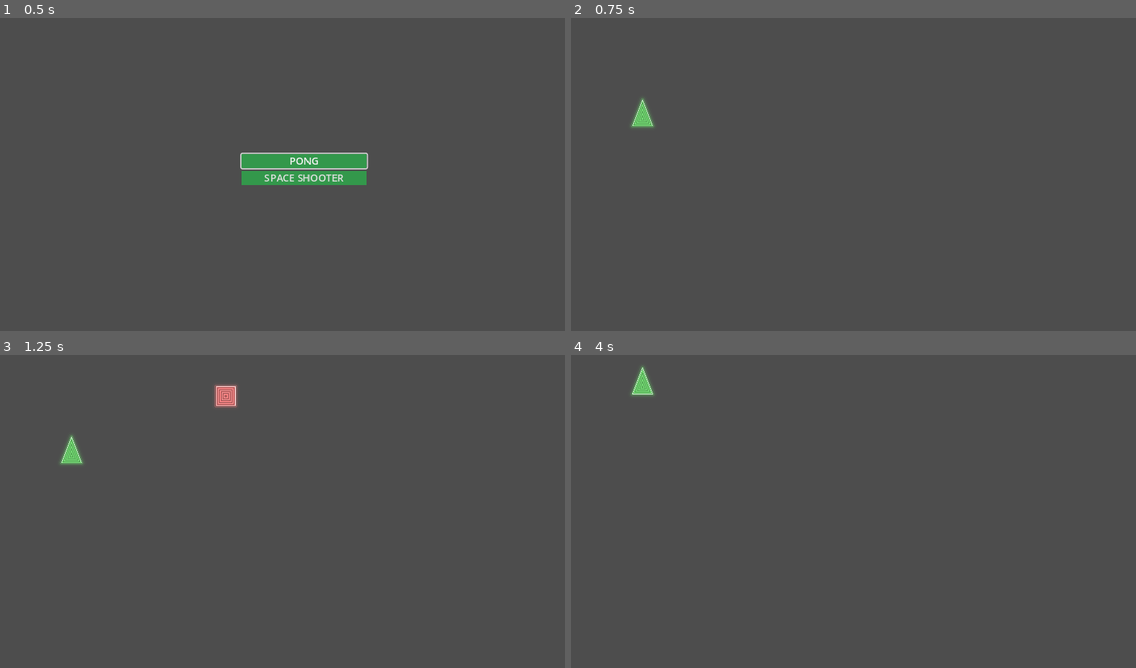
Above: before the commit, frames 1-4 (two rows, left to right).
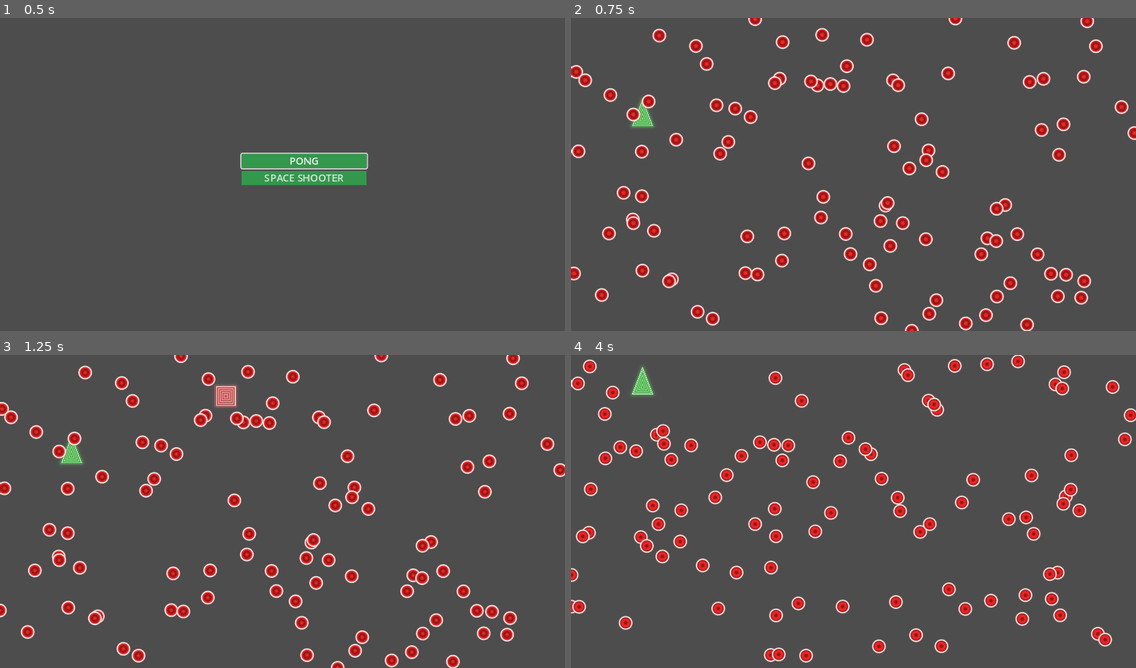
Above: after the commit, the same moments.

Repository: samsvp/godot-small-games
Game: Godot game, scene res://Scenes/main_menu.tscn
Two runs of this game, one before a commit and one after it. Both use one fixed random seed, a clock stepped at 60 frames per second and the inputs below.
Inputs:
- Up to frame 1 (0.5 s): no input
- Up to frame 2 (0.75 s): click "SPACE SHOOTER" at 0.5 s
- Up to frame 3 (1.25 s): no input
- Up to frame 4 (4 s): tap Enter at 1.25 s; hold Right (ui_right) 1.28-2.03 s; tap P at 1.35, 2.85 s; hold Down (ui_down) 2.03-2.78 s; tap R at 2.1, 3.6 s; hold Right (ui_right) 2.78-3.53 s; hold Up (ui_up) from 3.53 s (still down)

Frame 1 is identical in both runs. In frame 2, 8.8% of the frame differs, in the area x 0-100%, y 0-100%; in frame 3, 8.7%; in frame 4, 9.0%, in the area x 0-100%, y 0-99%.

Commit message:
Added shader to bullets

Diff:
--- a/Scenes/SpaceShooter/basic_enemy.tscn
+++ b/Scenes/SpaceShooter/basic_enemy.tscn
@@ -23,4 +23,8 @@
 material = SubResource("ShaderMaterial_wl02v")
 texture = ExtResource("1_lvi33")
 
-[connection signal="body_entered" from="." to="." method="_on_body_entered"]
+[node name="ShootTimer" type="Timer" parent="."]
+unique_name_in_owner = true
+
+[connection signal="area_entered" from="." to="." method="_on_area_entered"]
+[connection signal="timeout" from="ShootTimer" to="." method="_on_shoot_timer_timeout"]
--- a/Scenes/SpaceShooter/player.tscn
+++ b/Scenes/SpaceShooter/player.tscn
@@ -7,7 +7,7 @@
 [sub_resource type="ShaderMaterial" id="ShaderMaterial_icvk5"]
 shader = ExtResource("1_ar7km")
 
-[node name="Player" type="CharacterBody2D"]
+[node name="Player" type="Area2D"]
 scale = Vector2(0.5, 0.5)
 script = ExtResource("1_juu08")
 
@@ -19,3 +19,5 @@
 [node name="CollisionPolygon2D" type="CollisionPolygon2D" parent="."]
 build_mode = 1
 polygon = PackedVector2Array(0, -35, 20, 35, -20, 35)
+
+[connection signal="body_shape_entered" from="." to="." method="_on_body_shape_entered"]
--- a/Scenes/SpaceShooter/space_shooter_main.tscn
+++ b/Scenes/SpaceShooter/space_shooter_main.tscn
@@ -1,10 +1,11 @@
-[gd_scene load_steps=6 format=3 uid="uid://dpct0227dtx21"]
+[gd_scene load_steps=7 format=3 uid="uid://dpct0227dtx21"]
 
 [ext_resource type="Script" path="res://Scripts/SpaceShooter/space_shooter_main.gd" id="1_8qakj"]
 [ext_resource type="PackedScene" uid="uid://danp3jjirvbv5" path="res://Scenes/SpaceShooter/player.tscn" id="1_y6e5n"]
 [ext_resource type="PackedScene" uid="uid://bhgfdhcrf3d5m" path="res://Scenes/SpaceShooter/spinner_enemy.tscn" id="3_15ira"]
 [ext_resource type="Script" path="res://Scripts/SpaceShooter/Character.gd" id="3_l7tmi"]
 [ext_resource type="PackedScene" uid="uid://b42404uct88ed" path="res://Scenes/SpaceShooter/basic_enemy.tscn" id="4_fkank"]
+[ext_resource type="Script" path="res://Scripts/SpaceShooter/bullets.gd" id="6_ss4ul"]
 
 [node name="SpaceShooterMain" type="Node2D"]
 script = ExtResource("1_8qakj")
@@ -12,6 +13,7 @@
 spin_enemy_scene = ExtResource("3_15ira")
 
 [node name="Player" parent="." instance=ExtResource("1_y6e5n")]
+unique_name_in_owner = true
 position = Vector2(113, 152)
 
 [node name="Character" type="Node2D" parent="."]
@@ -24,5 +26,8 @@
 [node name="RotatingEnemyTimer" type="Timer" parent="."]
 unique_name_in_owner = true
 
+[node name="Bullets" type="Node2D" parent="."]
+script = ExtResource("6_ss4ul")
+
 [connection signal="timeout" from="BasicEnemyTimer" to="." method="_on_basic_enemy_timer_timeout"]
 [connection signal="timeout" from="RotatingEnemyTimer" to="." method="_on_rotating_enemy_timer_timeout"]
--- a/Scripts/SpaceShooter/basic_enemy.gd
+++ b/Scripts/SpaceShooter/basic_enemy.gd
@@ -8,11 +8,15 @@
 @export var initial_speed := 2
 var height_offset: float
 var target: Vector2
+@onready var ShootTimer := %ShootTimer
+var Player := CharacterBody2D
+
 
 func _ready():
 	self.position.x = randi_range(50, Manager.screen_width - 50)
 	self.target = Vector2(self.position.x, Manager.screen_height / 2)
 	self.height_offset = randf_range(-100, 100)
+	ShootTimer.start(1)
 
 
 # Called every frame. 'delta' is the elapsed time since the previous frame.
@@ -23,6 +27,10 @@
 	self.position = self.position.lerp(target, delta * initial_speed)
 
 
-func _on_body_entered(body):
-	if body.name == "Player":
-		body.take_damage(1)
+func _on_shoot_timer_timeout():
+	var target = Player.position
+
+
+func _on_area_entered(area):
+	if area.name == "Player":
+		area.take_damage(1)
--- /dev/null
+++ b/Scripts/SpaceShooter/bullets.gd
@@ -0,0 +1,86 @@
+extends Node2D
+
+const BULLET_COUNT: int = 100
+const bullet_image = preload("res://Sprites/white.png")
+@onready var shader = preload("res://Shaders/SpaceShooter/bullet.gdshader")
+@onready var pshader = preload("res://Shaders/SpaceShooter/Player.gdshader")
+var speed := 10.0
+var sprite_scale := 0.2
+
+var shape: RID
+var bullets := []
+var size: Vector2
+var transform2d = Transform2D()
+
+class Bullet:
+	var position: Vector2
+	var speed: float
+	var body := RID()
+
+	func _init(speed: float, position: Vector2):
+		self.speed = speed
+		self.position = position
+
+# Called when the node enters the scene tree for the first time.
+func _ready():
+	self.size = bullet_image.get_size() * Vector2(sprite_scale, sprite_scale)
+	self.shape = PhysicsServer2D.circle_shape_create()
+	# set the radius
+	PhysicsServer2D.shape_set_data(self.shape, 8)
+
+	# set shader
+	var material := ShaderMaterial.new()
+	material.shader = shader
+	set_material(material)
+
+	for _i in self.BULLET_COUNT:
+		var pos := Vector2(
+			randf_range(0, Manager.screen_width),
+			randf_range(0, Manager.screen_height)
+		)
+		var bullet := Bullet.new(speed, pos)
+		bullet.body = PhysicsServer2D.body_create()
+
+		PhysicsServer2D.body_set_space(bullet.body, get_world_2d().get_space())
+		PhysicsServer2D.body_add_shape(bullet.body, shape)
+		# Don't make bullets check collision with other bullets to improve performance.
+		PhysicsServer2D.body_set_collision_mask(bullet.body, 0)
+
+		transform2d.origin = bullet.position
+		PhysicsServer2D.body_set_state(
+			bullet.body, PhysicsServer2D.BODY_STATE_TRANSFORM, transform2d
+		)
+
+		bullets.push_back(bullet)
+
+
+func _process(delta):
+	# Order the CanvasItem to update every frame.
+	queue_redraw()
+
+
+func _physics_process(delta):
+	var offset := Manager.screen_width + 16
+	for bullet in self.bullets:
+		bullet.position.x -= bullet.speed * delta
+		if bullet.position.x < -16:
+			bullet.position.x = offset
+		transform2d.origin = bullet.position
+		PhysicsServer2D.body_set_state(
+			bullet.body, PhysicsServer2D.BODY_STATE_TRANSFORM, transform2d
+		)
+
+
+# Instead of drawing each bullet individually in a script attached to each bullet,
+# we are drawing *all* the bullets at once here.
+func _draw():
+	for bullet in bullets:
+		var rect := Rect2(bullet.position - size * 0.5, size)
+		draw_texture_rect(bullet_image, rect, false)
+
+
+func _exit_tree():
+	for bullet in bullets:
+		PhysicsServer2D.free_rid(bullet.body)
+
+	bullets.clear()
--- a/Scripts/SpaceShooter/player.gd
+++ b/Scripts/SpaceShooter/player.gd
@@ -2,7 +2,7 @@
 ### SPACE SHOOTER  ###
 ######################
 
-extends CharacterBody2D
+extends Area2D
 
 @export var SPEED := 300
 @export var current_health = 5
@@ -18,5 +18,10 @@
 	self.current_health = SpaceShooterChar.take_damage(
 		self.current_health,
 		damage,
-		Callable(self, "queue_free")
+		func(): self.visible = false
 	)
+
+
+
+func _on_body_shape_entered(body_rid, body, body_shape_index, local_shape_index):
+	print("Entered")
--- a/Scripts/SpaceShooter/space_shooter_main.gd
+++ b/Scripts/SpaceShooter/space_shooter_main.gd
@@ -10,6 +10,7 @@
 
 @onready var basic_enemy_timer := %BasicEnemyTimer
 @onready var spin_enemy_timer := %RotatingEnemyTimer
+@onready var Player := %Player
 
 # Called when the node enters the scene tree for the first time.
 func _ready():
@@ -34,6 +35,7 @@
 		return current_count
 
 	var enemy_scene = pscene.instantiate()
+	enemy_scene.Player = Player
 	add_child(enemy_scene)
 	timer.start(t)
 	return current_count + 1
--- a/Scripts/SpaceShooter/spinner_enemy.gd
+++ b/Scripts/SpaceShooter/spinner_enemy.gd
@@ -10,6 +10,7 @@
 var target: Vector2
 var rotation_velocity: float = 1
 var max_rot_vel: float = 2
+var Player := CharacterBody2D
 
 
 func _ready():
--- a/Scripts/manager.gd
+++ b/Scripts/manager.gd
@@ -4,8 +4,8 @@
 static var stop_game := false
 var current_scene = null
 
-var screen_width = ProjectSettings.get_setting("display/window/size/viewport_width")
-var screen_height = ProjectSettings.get_setting("display/window/size/viewport_height")
+var screen_width: int = ProjectSettings.get_setting("display/window/size/viewport_width")
+var screen_height: int = ProjectSettings.get_setting("display/window/size/viewport_height")
 var screen_size := Vector2(screen_width, screen_height)
 
 # Called when the node enters the scene tree for the first time.
--- /dev/null
+++ b/Shaders/SpaceShooter/bullet.gdshader
@@ -0,0 +1,23 @@
+shader_type canvas_item;
+
+
+float sdf_circle(vec2 p, float r)
+{
+	return length(p) - r;
+}
+
+
+void fragment()
+{
+	float x = 2.0 * (UV.x - 0.5);
+	float y = 2.0 * (0.5 - UV.y);
+	vec2 uv = vec2(x, y);
+
+	float d = sdf_circle( uv, 0.8 );
+	float alpha = pow(1.0 - d, 15.0);
+	vec3 col = vec3(0.95, 0.15, 0.15);
+	col *= 0.8 + 0.2 * cos(10.0 * d + TIME);
+	col = mix( col, vec3(1.0), 1.0-smoothstep(0.0,0.2,abs(d)) );
+
+	COLOR = vec4(col, alpha);
+}
